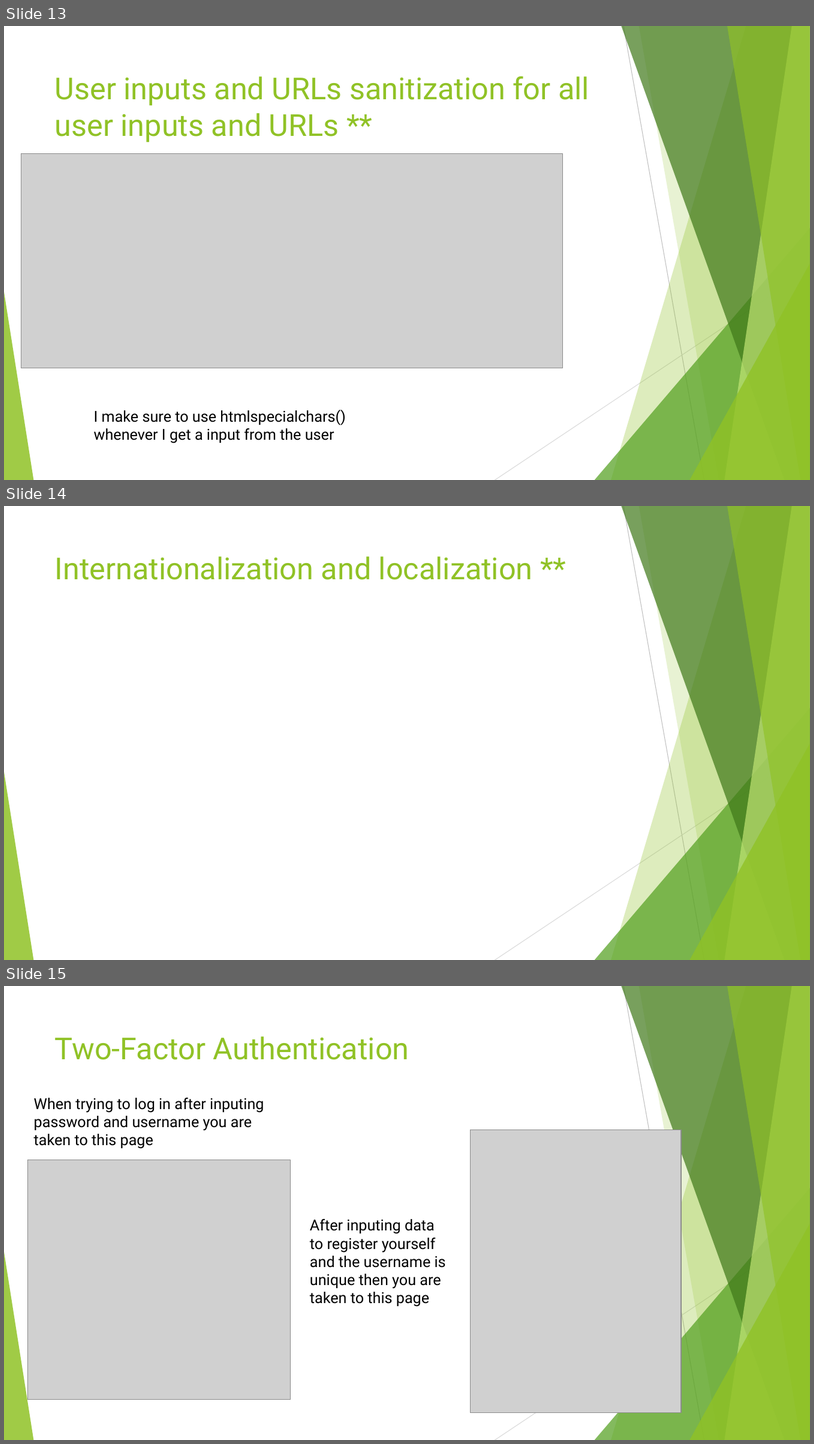
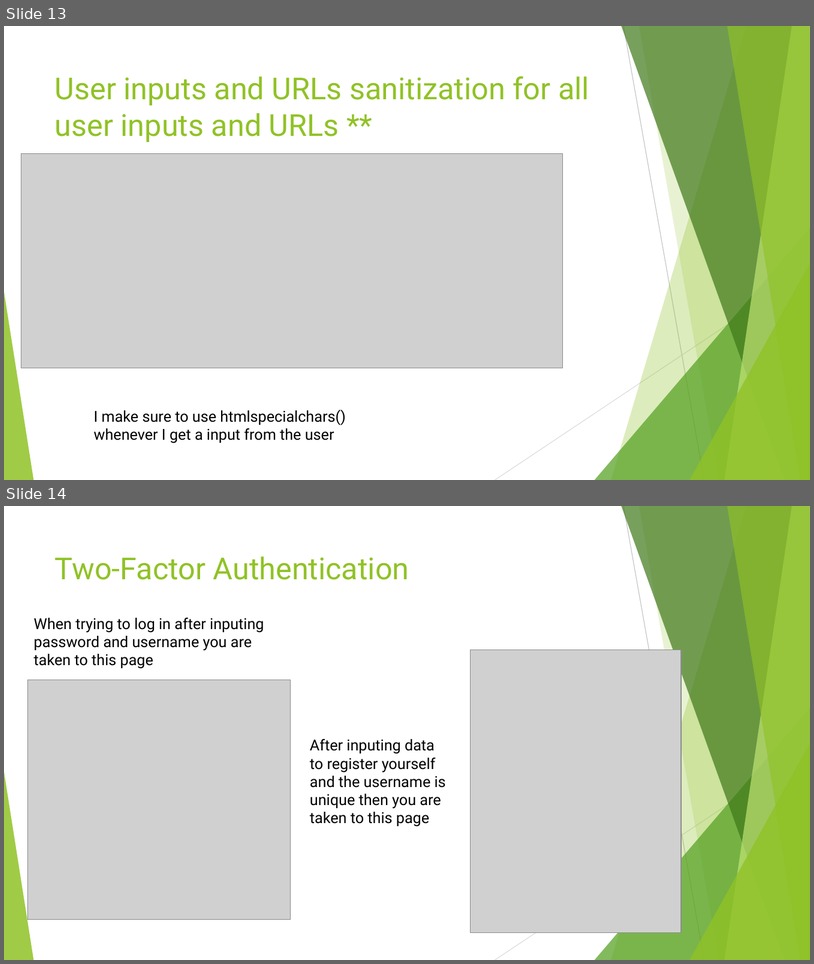
Before and after one commit to Noice04/ecomproject, a slide deck: deliv3.pptx. Shown one above the other, each under a label of ours: slides 13, 14 and 15 before the commit, slides 13 and 14 after it. The pictures are 814x1444 and 814x964 pixels, drawn with LibreOffice and Linux fonts; fonts in the diff are those of the drawing; grey boxes stand for pictures. Boxes give left, top, right and bottom in pixels: in the first picture for what was removed or moved away, otherwise in the second. Text is boxed around its words. In the diff, an @@ line names an element or a change of style, - is before the commit and + after.

```diff
--- a/deliv3.pptx
+++ b/deliv3.pptx
@@ slide 14 removed at box(4, 506, 810, 960), background #FFFFFF; not listed: 10 template elements that a slide beside it also shows @@
@@ title removed at box(55, 556, 533, 580) @@
-Internationalization and localization **
@@ what was slide 15 is now slide 14 @@
```
Also in this commit, not shown: 1 slide changed, 2 other slides removed.
